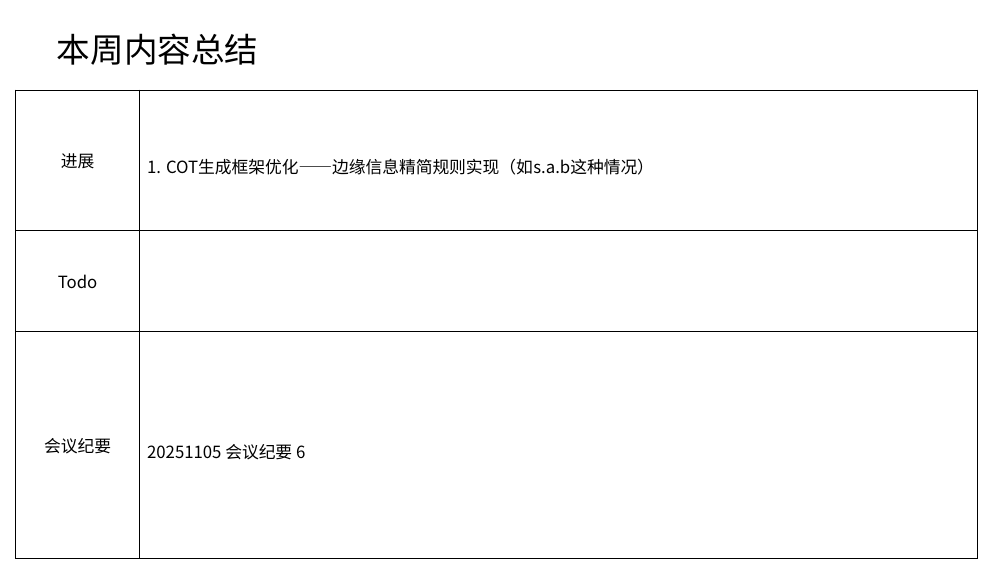
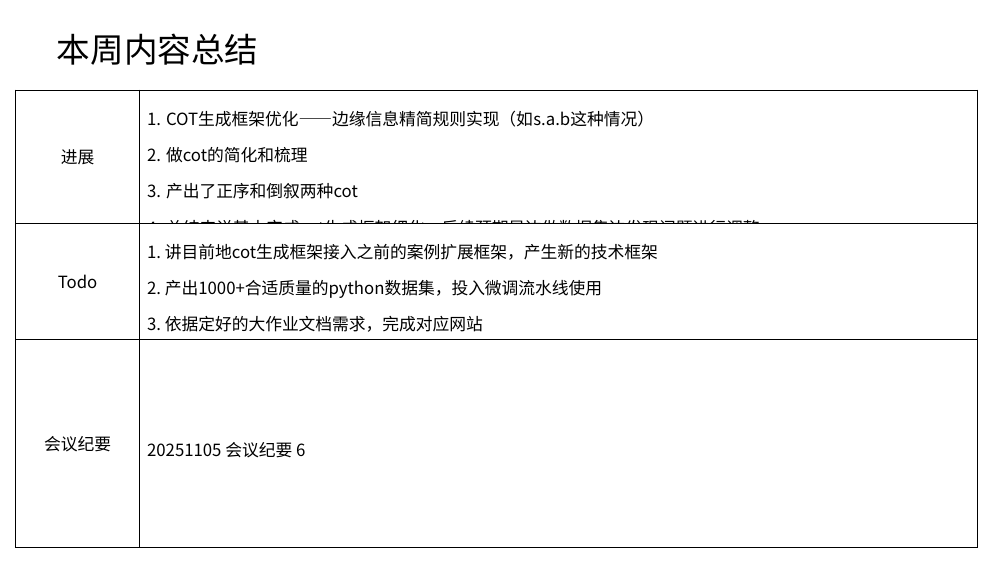
Before and after one commit to caoye04/TreecEva, a slide deck: slide 2 of 组会记录/组会1106.pptx. Drawn at 1008x567 pixels with LibreOffice and Linux fonts; fonts in the diff are those of the drawing. Boxes give left, top, right and bottom in pixels: in the first picture for what was removed or moved away, otherwise in the second. Text is boxed around its words. In the diff, an @@ line names an element or a change of style, - is before the commit and + after.

```diff
--- a/组会记录/组会1106.pptx
+++ b/组会记录/组会1106.pptx
@@ table at [16, 90, 978, 548] @@
-row 1, column 2: COT生成框架优化——边缘信息精简规则实现（如s.a.b这种情况）
+row 1, column 2: COT生成框架优化——边缘信息精简规则实现（如s.a.b这种情况） / 做cot的简化和梳理 / 产出了正序和倒叙两种cot / 总结来说基本完成cot生成框架细化，后续预期是边做数据集边发现问题进行调整
-row 2, column 2: 
+row 2, column 2: 1. 讲目前地cot生成框架接入之前的案例扩展框架，产生新的技术框架 / 2. 产出1000+合适质量的python数据集，投入微调流水线使用 / 3. 依据定好的大作业文档需求，完成对应网站
```
Also in this commit, not shown: 5 other slides changed, 4 slides added, 18 other files.
